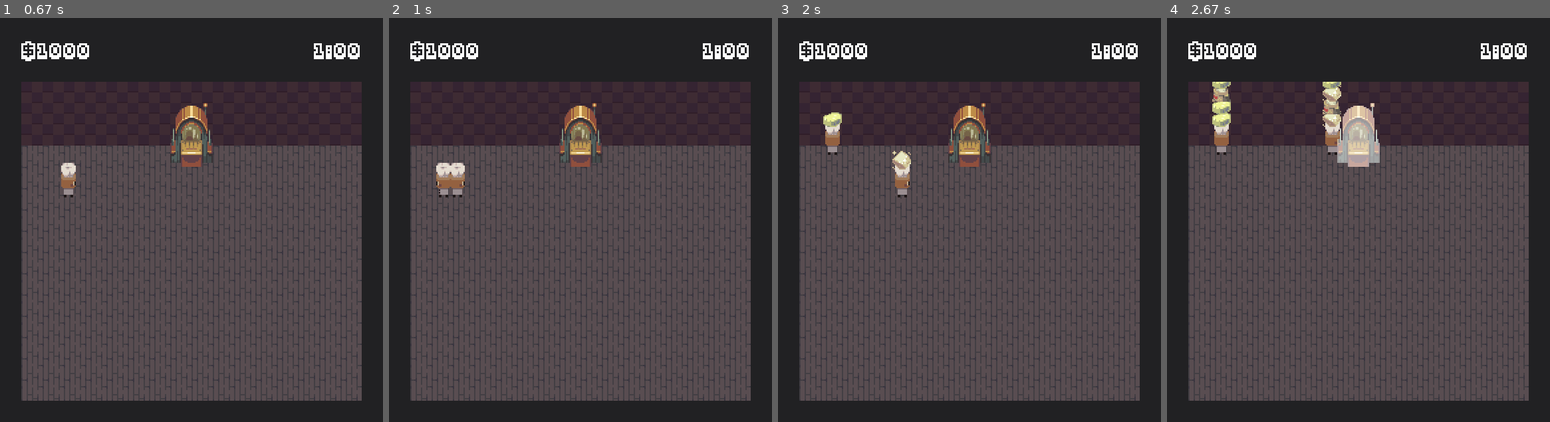
Above: before the commit, frames 1-4 (left to right).
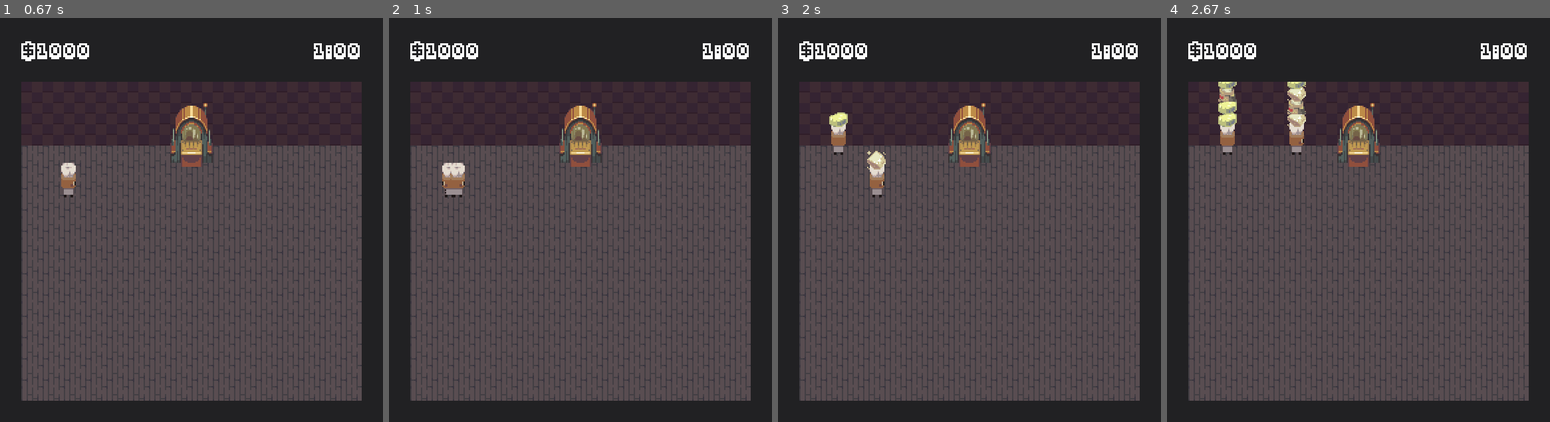
Above: after the commit, the same moments.

Repository: Feiyang0303/Let-Him-Cook
Game: pygame game, started from main.py
Same seed, same stepped clock (60 frames per second), same inputs: the game is played once before the commit and once after it.
Inputs (mouse positions are in pixels of both pictures, inside the frame that each line leads up to):
- Up to frame 1 (0.67 s): click "START" at 0.38 s
- Up to frame 2 (1 s): tap A at 0.67 s
- Up to frame 3 (2 s): tap S at 1 s; tap W at 1.33 s; hold Right from 1.67 s (still down); move the mouse to (958, 199) at 1.7 s; tap Space at 1.73 s; tap Shift at 1.82 s
- Up to frame 4 (2.67 s): tap Space at 2.03, 2.23, 2.57 s; release Right at 2.13 s; hold Up 2.17-2.47 s; move the mouse to (1400, 220) at 2.2 s; tap 0 at 2.32 s; hold Right from 2.5 s (still down); move the mouse to (1293, 373) at 2.53 s

Frame 1 is identical in both runs. In frame 2, 0.2% of the frame differs, in the area x 12-17%, y 35-45%; in frame 3, 1.2%; in frame 4, 3.5%, in the area x 11-56%, y 15-37%.

Commit message:
Balance Change: Lowered Player's max movement speed from 8 to 4.4

Diff:
--- a/gameObject.py
+++ b/gameObject.py
@@ -5,18 +5,18 @@
 from settings import *
 
 class GameObject:
-    def __init__(self, game, pos:pg.Vector2, hitbox:pg.Vector2, sprite=None, spriteRect:pg.Rect=None) -> None:
+    def __init__(self, game, pos:pg.Vector2, hitbox:pg.Vector2, sprite=None, sprite_rect:pg.Rect=None) -> None:
         self.game = game
 
         self.pos = pos
         self.hitbox = hitbox
 
-        if spriteRect == None: self.spriteRect = pg.Rect((0, 0), (self.hitbox.x*TILE_WIDTH, self.hitbox.y*TILE_HEIGHT))
-        else: self.spriteRect = spriteRect
+        if sprite_rect == None: self.sprite_rect = pg.Rect((0, 0), (self.hitbox.x*TILE_WIDTH, self.hitbox.y*TILE_HEIGHT))
+        else: self.sprite_rect = sprite_rect
 
         if sprite == None: self.sprite = None
         elif isinstance(sprite, pg.Surface): self.sprite = sprite
-        else: self.sprite = pg.transform.scale(pg.image.load(sprite), self.spriteRect.size)
+        else: self.sprite = pg.transform.scale(pg.image.load(sprite), self.sprite_rect.size)
 
     def update(self):
         pass
--- a/items.py
+++ b/items.py
@@ -12,7 +12,7 @@
         self.id = name
         self.sellprice = sellprice
         self.buyprice = buyprice
-        self.spriteRect = pg.Rect(0, 0, TILE_WIDTH, TILE_HEIGHT)
+        self.sprite_rect = pg.Rect(0, 0, TILE_WIDTH, TILE_HEIGHT)
 
         self.sprite = pg.transform.scale(pg.image.load(sprite).convert_alpha(), (TILE_WIDTH, TILE_HEIGHT))
 
--- a/player.py
+++ b/player.py
@@ -32,24 +32,20 @@
         self.game = game
         self.pos = pg.Vector2(2, 2)
         self.hitbox = pg.Vector2(PLAYER_HITBOX_HEIGHT, PLAYER_HITBOX_WIDTH)
-        self.spriteRect = pg.Rect(-3*PPU, -19*PPU, 13*PPU, 26*PPU)
-
-        self.sprite = pg.transform.scale(pg.image.load("new-sprites/player/player-s.png"), self.spriteRect.size)
-        # self.sprite = pg.transform.scale(pg.image.load("sprites/Cookie.png"), self.spriteRect.size) -> old code
+        self.sprite_rect = pg.Rect(-3*PPU, -19*PPU, 13*PPU, 26*PPU)
+        self.sprite = pg.transform.scale(pg.image.load("new-sprites/player/player-s.png"), self.sprite_rect.size)
+        self.game.eventees.append(self)
 
         self.velocity = pg.Vector2(0, 0)
-
-        self.game.eventees.append(self)
+        self.inventory = Inventory(game, self)
 
         # Selected Tile
         self.selected_building = None
         self.dir = pg.Vector2(1, 0)
 
-        # Collision Info
+        # Movement Info
         self.collisionInfo = PlayerCollisionInfo()
-
         self.disable_movement_cap_timer = 0
-        self.inventory = Inventory(game, self)
 
         self.controls = {}
         if control_schema == 0:
@@ -89,18 +85,18 @@
 
     def set_sprite(self):
         if self.dir.y == 1 and self.dir.x == 1:
-            self.sprite = pg.transform.scale(pg.image.load("new-sprites/player/player-se.png"), self.spriteRect.size)
+            self.sprite = pg.transform.scale(pg.image.load("new-sprites/player/player-se.png"), self.sprite_rect.size)
         elif self.dir.y == 1 and self.dir.x == -1:
-            self.sprite = pg.transform.scale(pg.image.load("new-sprites/player/player-sw.png"), self.spriteRect.size)
+            self.sprite = pg.transform.scale(pg.image.load("new-sprites/player/player-sw.png"), self.sprite_rect.size)
         elif self.dir.y == 1:
-            self.sprite = pg.transform.scale(pg.image.load("new-sprites/player/player-s.png"), self.spriteRect.size)
+            self.sprite = pg.transform.scale(pg.image.load("new-sprites/player/player-s.png"), self.sprite_rect.size)
         elif self.dir.x == 1:
-            self.sprite = pg.transform.scale(pg.image.load("new-sprites/player/player-e.png"), self.spriteRect.size)
+            self.sprite = pg.transform.scale(pg.image.load("new-sprites/player/player-e.png"), self.sprite_rect.size)
         elif self.dir.x == -1:
-            self.sprite = pg.transform.scale(pg.image.load("new-sprites/player/player-w.png"), self.spriteRect.size)
+            self.sprite = pg.transform.scale(pg.image.load("new-sprites/player/player-w.png"), self.sprite_rect.size)
 
         if self.dir.y == -1:
-            self.sprite = pg.transform.scale(pg.image.load("new-sprites/player/player-n.png"), self.spriteRect.size)
+            self.sprite = pg.transform.scale(pg.image.load("new-sprites/player/player-n.png"), self.sprite_rect.size)
 
     def move(self):
         keys = pg.key.get_pressed()
--- a/settings.py
+++ b/settings.py
@@ -31,7 +31,7 @@
 PLAYER_HITBOX_HEIGHT = 7/16
 PLAYER_HITBOX_WIDTH = 7/16
 
-PLAYER_MAX_SPEED = 8
+PLAYER_MAX_SPEED = 4.4
 PLAYER_TIME_TO_MAX = 0.02
 PLAYER_ACCELERATION  = PLAYER_MAX_SPEED / PLAYER_TIME_TO_MAX
 PLAYER_DECELERATION_TIME = 0.08
--- a/world.py
+++ b/world.py
@@ -23,13 +23,13 @@
 
         self.tile_library = {"empty" :      EmptyTile(self.game, "empty"),
                              "floor" :      Tile(self.game, "floor", "new-sprites/buildings/floor.png"),
-                             "counter" :    Counter(self.game, "counter", "new-sprites/buildings/counter.png", spriteRect=pg.Rect(0, -4*PPU, TILE_WIDTH, 20*PPU), price=10),
-                             "seller" :     Seller(self.game, "seller", "new-sprites/buildings/seller.png", hitbox=pg.Vector2(2, 2), spriteRect=pg.Rect(0, -4*PPU, 2*TILE_WIDTH, 38*PPU), price=1000),
-                             "fridge" :     Fridge(self.game, "fridge", "new-sprites/buildings/fridge.png", hitbox=pg.Vector2(2, 1), spriteRect=pg.Rect(0, -2*TILE_HEIGHT, 2*TILE_WIDTH, 3*TILE_HEIGHT), price=1000),
-                             "shop" :       Shop(self.game, "shop", "new-sprites/buildings/shop.png", hitbox=pg.Vector2(2, 1), spriteRect=pg.Rect(0, -2*TILE_HEIGHT, 2*TILE_WIDTH, 3*TILE_HEIGHT)),
-                             "item-shop" :  ItemShop(self.game, "item-shop", "new-sprites/buildings/shop.png", hitbox=pg.Vector2(2, 1), spriteRect=pg.Rect(0, -2*TILE_HEIGHT, 2*TILE_WIDTH, 3*TILE_HEIGHT)),
-                             "chopper" :    Processor(self.game, "chopper", "new-sprites/buildings/Counter with Knife.png", spriteRect=pg.Rect(0, -4*PPU, TILE_WIDTH, 20*PPU), price=100, pps=0),
-                             "oven" :       Processor(self.game, "oven", "new-sprites/buildings/oven.png", spriteRect=pg.Rect(0, -TILE_WIDTH, TILE_WIDTH, 2*TILE_HEIGHT), price=100, pps=0.1, ppi=0),
+                             "counter" :    Counter(self.game, "counter", "new-sprites/buildings/counter.png", sprite_rect=pg.Rect(0, -4*PPU, TILE_WIDTH, 20*PPU), price=10),
+                             "seller" :     Seller(self.game, "seller", "new-sprites/buildings/seller.png", hitbox=pg.Vector2(2, 2), sprite_rect=pg.Rect(0, -4*PPU, 2*TILE_WIDTH, 38*PPU), price=1000),
+                             "fridge" :     Fridge(self.game, "fridge", "new-sprites/buildings/fridge.png", hitbox=pg.Vector2(2, 1), sprite_rect=pg.Rect(0, -2*TILE_HEIGHT, 2*TILE_WIDTH, 3*TILE_HEIGHT), price=1000),
+                             "shop" :       Shop(self.game, "shop", "new-sprites/buildings/shop.png", hitbox=pg.Vector2(2, 1), sprite_rect=pg.Rect(0, -2*TILE_HEIGHT, 2*TILE_WIDTH, 3*TILE_HEIGHT)),
+                             "item-shop" :  ItemShop(self.game, "item-shop", "new-sprites/buildings/shop.png", hitbox=pg.Vector2(2, 1), sprite_rect=pg.Rect(0, -2*TILE_HEIGHT, 2*TILE_WIDTH, 3*TILE_HEIGHT)),
+                             "chopper" :    Processor(self.game, "chopper", "new-sprites/buildings/Counter with Knife.png", sprite_rect=pg.Rect(0, -4*PPU, TILE_WIDTH, 20*PPU), price=100, pps=0),
+                             "oven" :       Processor(self.game, "oven", "new-sprites/buildings/oven.png", sprite_rect=pg.Rect(0, -TILE_WIDTH, TILE_WIDTH, 2*TILE_HEIGHT), price=100, pps=0.1, ppi=0),
         }
 
         self.generateWorld()
@@ -50,6 +50,9 @@
                 return False
         return True
 
+    def destroy(self, pos:pg.Vector2):
+        pass
+
     def place(self, id:str, pos:pg.Vector2):
         if not self.is_legible_tile_placement(id, pos):
             return
@@ -77,9 +80,9 @@
 
 
 class Tile(GameObject):
-    def __init__(self, game, id, sprite, pos:pg.Vector2=pg.Vector2(0, 0), hitbox:pg.Vector2=pg.Vector2(1, 1), spriteRect=pg.Rect(0, 0, TILE_WIDTH, TILE_HEIGHT)):
+    def __init__(self, game, id, sprite, pos:pg.Vector2=pg.Vector2(0, 0), hitbox:pg.Vector2=pg.Vector2(1, 1), sprite_rect=pg.Rect(0, 0, TILE_WIDTH, TILE_HEIGHT)):
         self.id = id
-        super().__init__(game, pos, hitbox, sprite, spriteRect)
+        super().__init__(game, pos, hitbox, sprite, sprite_rect)
 
     def get_spaces(self):
         return sum([[pg.Vector2(self.pos.x + dx, self.pos.y + dy) for dx in range(int(self.hitbox.x))] for dy in range(int(self.hitbox.y))], [])
@@ -88,7 +91,7 @@
         self.game.world_renderer.draw_object_immediate(self)
 
     def copy(self, pos:pg.Vector2):
-        return Tile(self.game, self.id, self.sprite, pos, self.hitbox, self.spriteRect)
+        return Tile(self.game, self.id, self.sprite, pos, self.hitbox, self.sprite_rect)
 
 
 class EmptyTile(GameObject):
@@ -100,8 +103,8 @@
         return self
 
 class Building(Tile):
-    def __init__(self, game, id, sprite, pos:pg.Vector2=pg.Vector2(0, 0), hitbox:pg.Vector2=pg.Vector2(1, 1), spriteRect=pg.Rect(0, 0, TILE_WIDTH, TILE_HEIGHT), isSolid=True, price=100):
-        super().__init__(game, id, sprite, pos, hitbox, spriteRect)
+    def __init__(self, game, id, sprite, pos:pg.Vector2=pg.Vector2(0, 0), hitbox:pg.Vector2=pg.Vector2(1, 1), sprite_rect=pg.Rect(0, 0, TILE_WIDTH, TILE_HEIGHT), isSolid=True, price=100):
+        super().__init__(game, id, sprite, pos, hitbox, sprite_rect)
         self.isSolid = isSolid
         self.price = price
 
@@ -112,7 +115,7 @@
         self.game.world_renderer.draw_object(self)
 
     def copy(self, pos:pg.Vector2):
-        return Building(self.game, self.id, self.sprite, pos, self.hitbox, self.spriteRect, self.isSolid, self.price)
+        return Building(self.game, self.id, self.sprite, pos, self.hitbox, self.sprite_rect, self.isSolid, self.price)
 
     def draw_highlighted(self):
         highlight = self.sprite.convert_alpha()
@@ -127,8 +130,8 @@
 
 
 class Shop(Building):
-    def __init__(self, game, id, sprite, pos: pg.Vector2 = pg.Vector2(0, 0), hitbox: pg.Vector2 = pg.Vector2(1, 1), spriteRect=pg.Rect(0, 0, TILE_WIDTH, TILE_HEIGHT), isSolid=True, price=100):
-        super().__init__(game, id, sprite, pos, hitbox, spriteRect, isSolid, price)
+    def __init__(self, game, id, sprite, pos: pg.Vector2 = pg.Vector2(0, 0), hitbox: pg.Vector2 = pg.Vector2(1, 1), sprite_rect=pg.Rect(0, 0, TILE_WIDTH, TILE_HEIGHT), isSolid=True, price=100):
+        super().__init__(game, id, sprite, pos, hitbox, sprite_rect, isSolid, price)
 
     def interact(self, player):
         super().interact(player)
@@ -136,12 +139,12 @@
             self.game.state = BUY_STATE
 
     def copy(self, pos:pg.Vector2):
-        return Shop(self.game, self.id, self.sprite, pos, self.hitbox, self.spriteRect, self.isSolid, self.price)
+        return Shop(self.game, self.id, self.sprite, pos, self.hitbox, self.sprite_rect, self.isSolid, self.price)
 
 
 class ItemShop(Building):
-    def __init__(self, game, id, sprite, pos: pg.Vector2 = pg.Vector2(0, 0), hitbox: pg.Vector2 = pg.Vector2(1, 1), spriteRect=pg.Rect(0, 0, TILE_WIDTH, TILE_HEIGHT), isSolid=True, price=100):
-        super().__init__(game, id, sprite, pos, hitbox, spriteRect, isSolid, price)
+    def __init__(self, game, id, sprite, pos: pg.Vector2 = pg.Vector2(0, 0), hitbox: pg.Vector2 = pg.Vector2(1, 1), sprite_rect=pg.Rect(0, 0, TILE_WIDTH, TILE_HEIGHT), isSolid=True, price=100):
+        super().__init__(game, id, sprite, pos, hitbox, sprite_rect, isSolid, price)
 
     def interact(self, player):
         super().interact(player)
@@ -149,12 +152,12 @@
             self.game.state = BUY_ITEM_STATE
 
     def copy(self, pos:pg.Vector2):
-        return ItemShop(self.game, self.id, self.sprite, pos, self.hitbox, self.spriteRect, self.isSolid, self.price)
+        return ItemShop(self.game, self.id, self.sprite, pos, self.hitbox, self.sprite_rect, self.isSolid, self.price)
 
 
 class ReferenceTile(Building):
     def __init__(self, game, reference:Building, pos:pg.Vector2, hitbox:pg.Vector2=pg.Vector2(1, 1)):
-        super().__init__(game, reference.id, reference.sprite, pos, pg.Vector2(1, 1), reference.spriteRect, reference.isSolid)
+        super().__init__(game, reference.id, reference.sprite, pos, pg.Vector2(1, 1), reference.sprite_rect, reference.isSolid)
         self.reference = reference
 
     def draw(self):
@@ -167,8 +170,8 @@
         self.reference.draw_highlighted()
 
 class Counter(Building):
-    def __init__(self, game, id, sprite, pos:pg.Vector2=pg.Vector2(0, 0), hitbox:pg.Vector2=pg.Vector2(1, 1), spriteRect=pg.Rect(0, 0, TILE_WIDTH, TILE_HEIGHT), isSolid=True, price=100):
-        super().__init__(game, id, sprite, pos, hitbox, spriteRect, isSolid, price)
+    def __init__(self, game, id, sprite, pos:pg.Vector2=pg.Vector2(0, 0), hitbox:pg.Vector2=pg.Vector2(1, 1), sprite_rect=pg.Rect(0, 0, TILE_WIDTH, TILE_HEIGHT), isSolid=True, price=100):
+        super().__init__(game, id, sprite, pos, hitbox, sprite_rect, isSolid, price)
         self.item = None
 
     def interact(self, player):
@@ -186,12 +189,12 @@
             self.item.draw(self.pos, z=0.6)
 
     def copy(self, pos: pg.Vector2):
-        return Counter(self.game, self.id, self.sprite, pos, self.hitbox, self.spriteRect, self.isSolid, self.price)
+        return Counter(self.game, self.id, self.sprite, pos, self.hitbox, self.sprite_rect, self.isSolid, self.price)
 
 
 class Seller(Building):
-    def __init__(self, game, id, sprite, pos:pg.Vector2=pg.Vector2(0, 0), hitbox:pg.Vector2=pg.Vector2(1, 1), spriteRect=pg.Rect(0, 0, TILE_WIDTH, TILE_HEIGHT), isSolid=True, price=100):
-        super().__init__(game, id, sprite, pos, hitbox, spriteRect, isSolid, price)
+    def __init__(self, game, id, sprite, pos:pg.Vector2=pg.Vector2(0, 0), hitbox:pg.Vector2=pg.Vector2(1, 1), sprite_rect=pg.Rect(0, 0, TILE_WIDTH, TILE_HEIGHT), isSolid=True, price=100):
+        super().__init__(game, id, sprite, pos, hitbox, sprite_rect, isSolid, price)
 
     def interact(self, player):
         if not player.inventory.isEmpty():
@@ -204,14 +207,14 @@
         super().draw()
 
     def copy(self, pos: pg.Vector2):
-        return Seller(self.game, self.id, self.sprite, pos, self.hitbox, self.spriteRect, self.isSolid, self.price)
+        return Seller(self.game, self.id, self.sprite, pos, self.hitbox, self.sprite_rect, self.isSolid, self.price)
 
 
 class Fridge(Building):
     def __init__(self, game, id, sprite, pos: pg.Vector2 = pg.Vector2(0, 0), hitbox: pg.Vector2 = pg.Vector2(1, 1),
 
-            spriteRect=pg.Rect(0, 0, TILE_WIDTH, TILE_HEIGHT), isSolid=True, price=100):
-        super().__init__(game, id, sprite, pos, hitbox, spriteRect, isSolid, price)
+            sprite_rect=pg.Rect(0, 0, TILE_WIDTH, TILE_HEIGHT), isSolid=True, price=100):
+        super().__init__(game, id, sprite, pos, hitbox, sprite_rect, isSolid, price)
 
         self.storage = Storage(self.game, 20)
         for i in range(12):
@@ -223,14 +226,14 @@
         self.game.storageMenu.set(self.storage)
 
     def copy(self, pos: pg.Vector2):
-        return Fridge(self.game, self.id, self.sprite, pos, self.hitbox, self.spriteRect, self.isSolid, self.price)
+        return Fridge(self.game, self.id, self.sprite, pos, self.hitbox, self.sprite_rect, self.isSolid, self.price)
 
     def draw(self):
         super().draw()
 
 class Processor(Building):
-    def __init__(self, game, id, sprite, pos: pg.Vector2 = pg.Vector2(0, 0), hitbox: pg.Vector2 = pg.Vector2(1, 1), spriteRect=pg.Rect(0, 0, TILE_WIDTH, TILE_HEIGHT), isSolid=True, price=100, pps=0.05, ppi=0.1):
-        super().__init__(game, id, sprite, pos, hitbox, spriteRect, isSolid, price)
+    def __init__(self, game, id, sprite, pos: pg.Vector2 = pg.Vector2(0, 0), hitbox: pg.Vector2 = pg.Vector2(1, 1), sprite_rect=pg.Rect(0, 0, TILE_WIDTH, TILE_HEIGHT), isSolid=True, price=100, pps=0.05, ppi=0.1):
+        super().__init__(game, id, sprite, pos, hitbox, sprite_rect, isSolid, price)
 
         self.item = None
 
@@ -276,4 +279,4 @@
 
 
     def copy(self, pos: pg.Vector2):
-        return Processor(self.game, self.id, self.sprite, pos, self.hitbox, self.spriteRect, self.isSolid, self.price)
+        return Processor(self.game, self.id, self.sprite, pos, self.hitbox, self.sprite_rect, self.isSolid, self.price)
--- a/worldrenderer.py
+++ b/worldrenderer.py
@@ -25,7 +25,7 @@
         return pg.Vector2(x, y)
 
     def draw_object_immediate(self, go, sprite=None):
-        screenspace_pos = ((go.pos.x + self.scroll.x)*TILE_WIDTH + go.spriteRect.x, (go.pos.y + self.scroll.y)*TILE_HEIGHT + go.spriteRect.y)
+        screenspace_pos = ((go.pos.x + self.scroll.x)*TILE_WIDTH + go.sprite_rect.x, (go.pos.y + self.scroll.y)*TILE_HEIGHT + go.sprite_rect.y)
         if sprite == None:
             self.img.blit(go.sprite, screenspace_pos)
         else:
@@ -34,7 +34,7 @@
     def draw_object(self, go, sprite:pg.Surface=None, pos:pg.Vector2=None, offset:pg.Vector2=None, z=0):
         sprite = go.sprite if sprite==None else sprite
         pos = go.pos if pos==None else pos
-        offset = pg.Vector2(go.spriteRect.x, go.spriteRect.y) if offset==None else offset
+        offset = pg.Vector2(go.sprite_rect.x, go.sprite_rect.y) if offset==None else offset
 
         self.draw_call.append(DrawCall(sprite, pos, offset, z))
 
